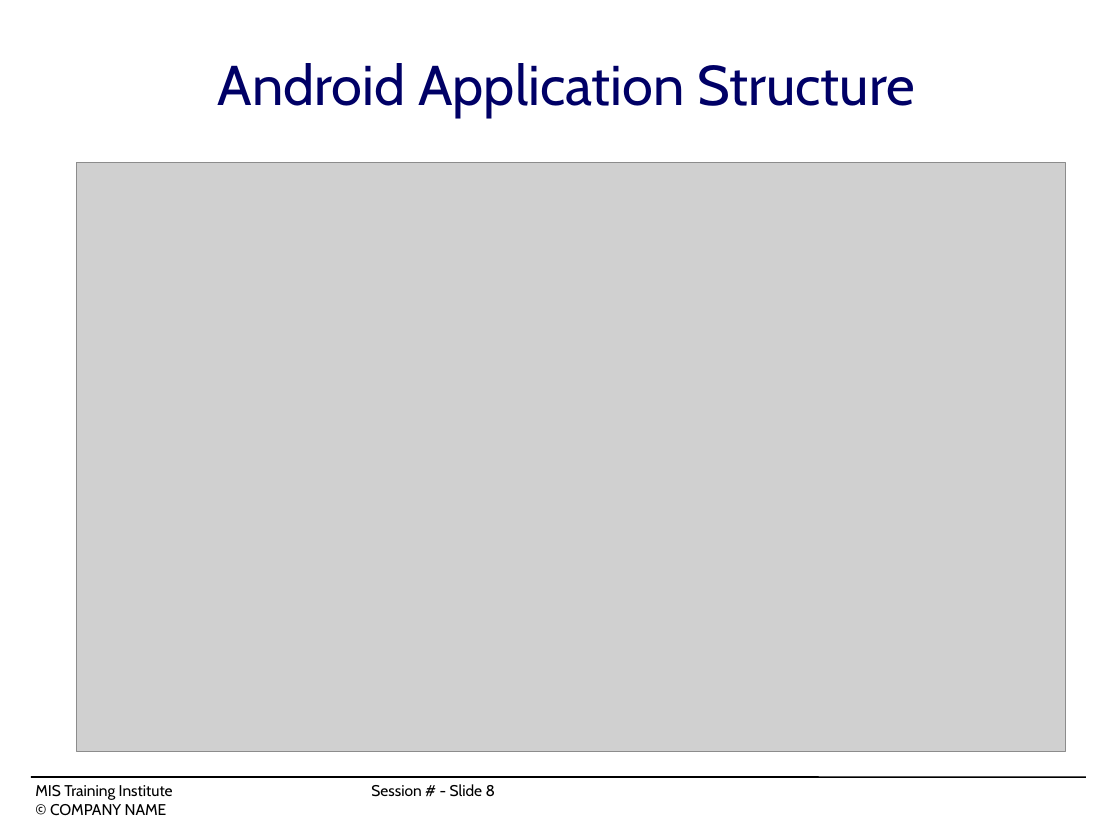
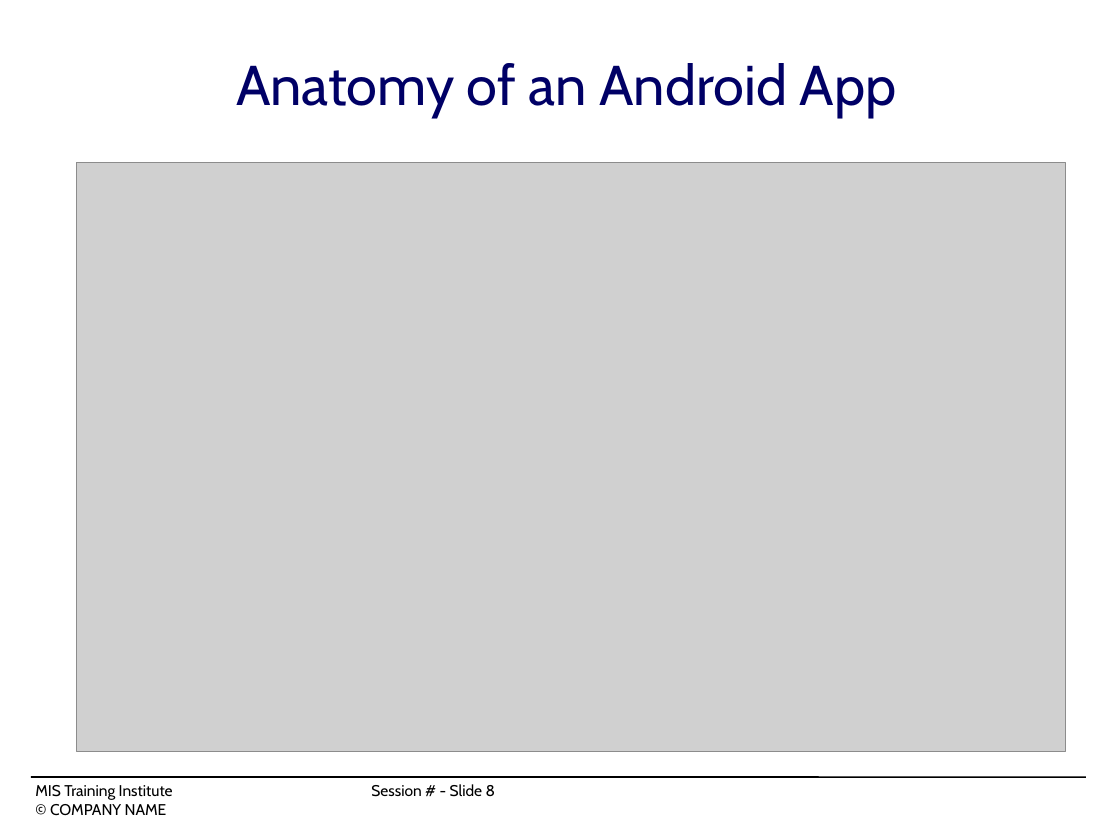
Before and after one commit to mchow01/Security, a slide deck: slide 8 of forensics/android/OS12_C4-mchow.ppt. Drawn at 1120x840 pixels with LibreOffice and Linux fonts; fonts in the diff are those of the drawing; grey boxes stand for pictures. Boxes give left, top, right and bottom in pixels: in the first picture for what was removed or moved away, otherwise in the second. Text is boxed around its words. In the diff, an @@ line names an element or a change of style, - is before the commit and + after.

```diff
--- a/forensics/android/OS12_C4-mchow.ppt
+++ b/forensics/android/OS12_C4-mchow.ppt
@@ title at [236, 63, 897, 117]: text changed @@
-Android Application Structure
+Anatomy of an Android App
```
Also in this commit, not shown: 3 other slides changed.
